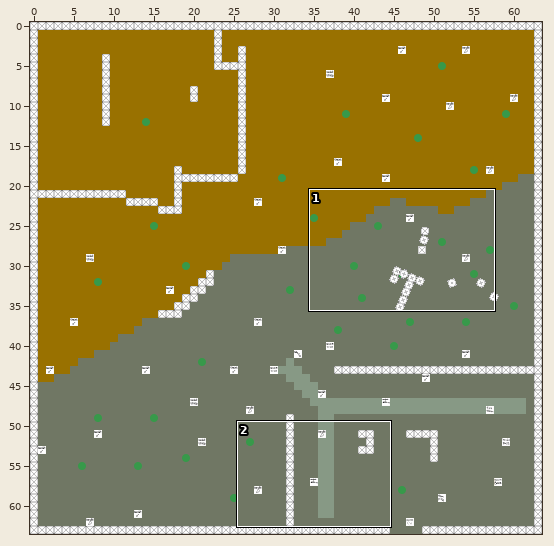
Two versions of a level (Tiled map, res/map.tmx). The first picture is a wide view before the edit; the outline marks the close-up.
Close-up. First the earlier version:
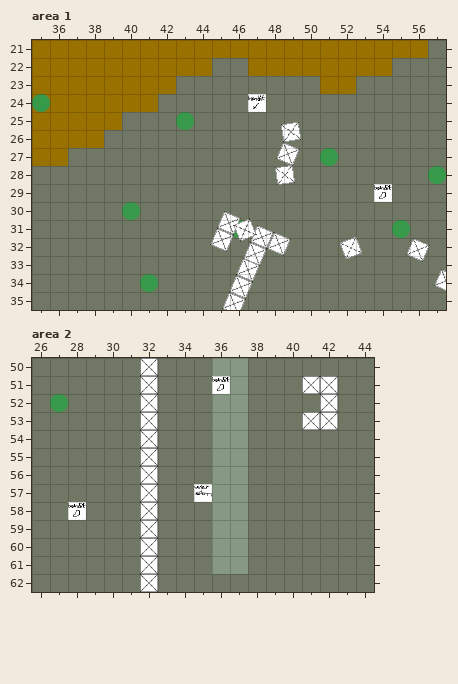
Cells are 32x32 px. Shown: area 1 x 35..57, y 21..35; area 2 x 26..44, y 50..62. The commit also changed other parts of the map, which this record leaves out.
And afterwards:
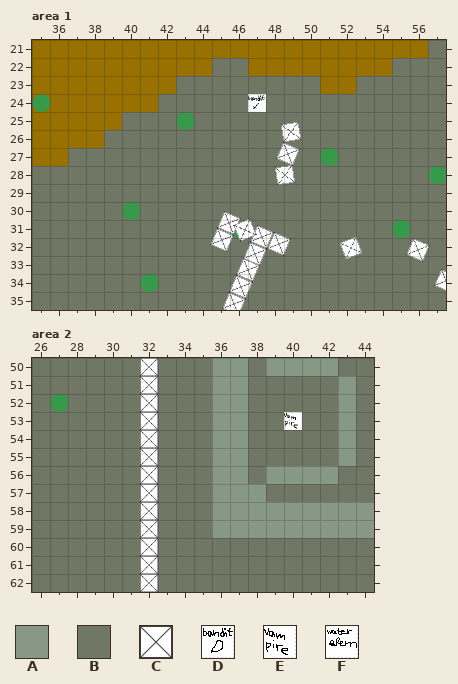
Key: from "tiles": A 0, B 1, C 5 "stonewall", D 9 "banditarcher", E 12 "vampire", F 15 "waterelemental".
_ is an empty cell.
The exact change:
Layer "Objects", area 1:
The edit erases tile D in row 29 at x 54.
Layer "Tiles", area 2:
Tile B gives way to tile A in row 50 at x 39 to 42; in rows 51 to 55 at x 43; in row 56 at x 39 to 42; in row 57 at x 38; in rows 58 to 59 at x 38 to 44.
Tile A gives way to tile B in rows 60 to 61 at x 36 to 37.
Layer "Obstacles", area 2:
The edit erases tile C in row 51 at x 41 to 42; in row 52 at x 42; in row 53 at x 41 to 42.
Layer "Objects", area 2:
The edit adds tile E in row 53 at x 40.
The edit erases tile D in row 51 at x 36; in row 58 at x 28.
The edit erases tile F in row 57 at x 35.
Boxes around the changes in both close-ups, in picture pixels (x1, y1, x2, y2):
removed: (374, 184, 392, 202)
changed: (212, 358, 374, 574)
removed: (194, 484, 212, 502)
removed: (68, 502, 86, 520)
